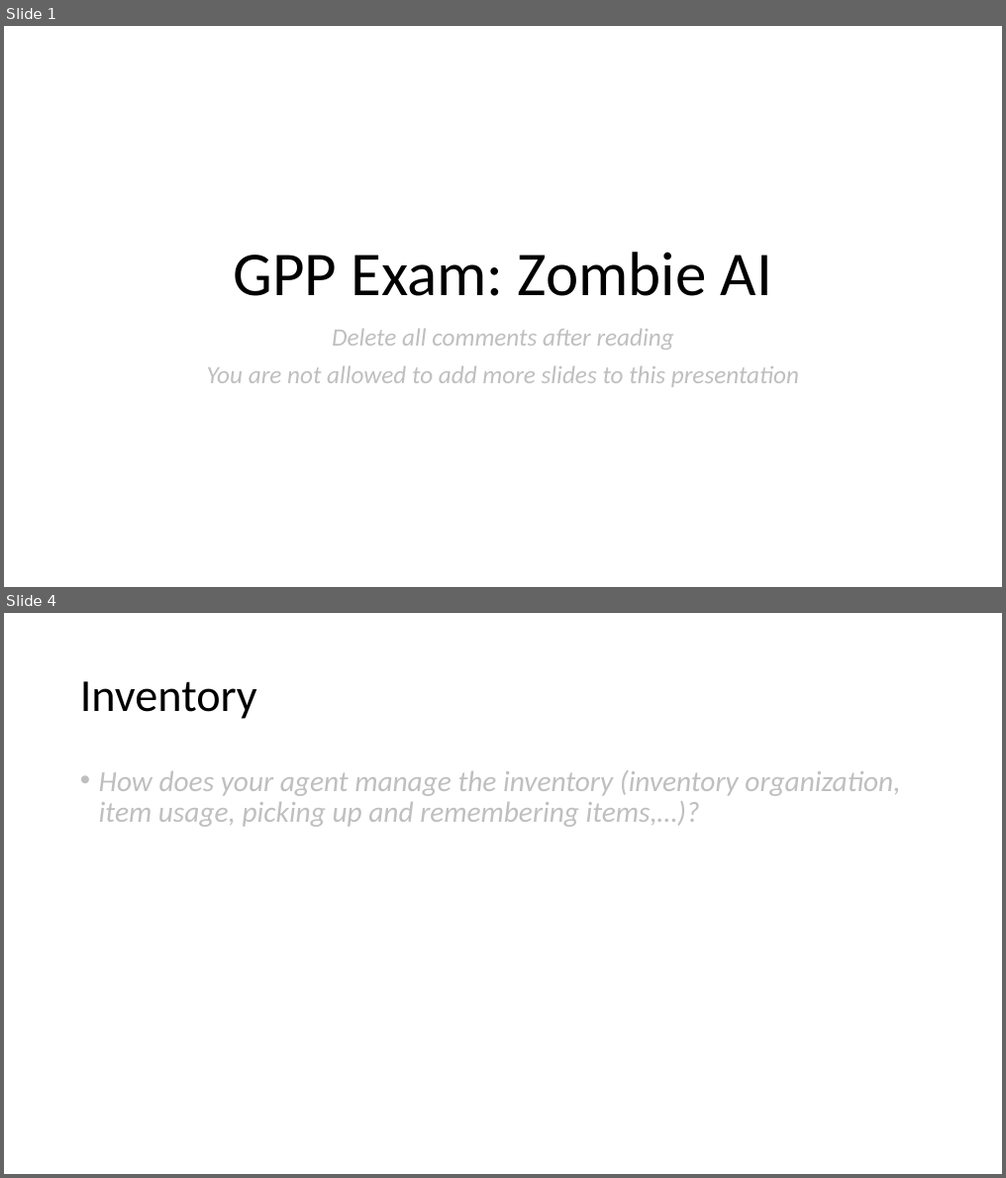
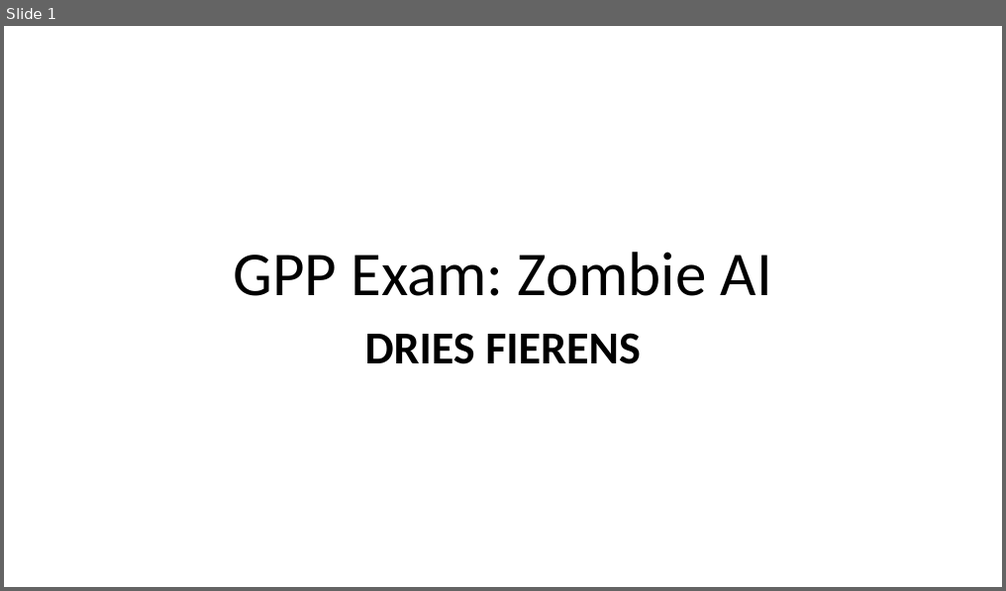
Before and after one commit to DAE-GD-2025-2026/gameai-zombie-Dries-Fierens, a slide deck: GPP_ZombieAI_FierensDries_2DAE11.pptx. Shown one above the other, each under a label of ours: slides 1 and 4 before the commit, slide 1 after it; the slides between them are not shown. The pictures are 1006x1178 and 1006x591 pixels, drawn with LibreOffice and Linux fonts; fonts in the diff are those of the drawing. Boxes give left, top, right and bottom in pixels: in the first picture for what was removed or moved away, otherwise in the second. Text is boxed around its words. In the diff, an @@ line names an element or a change of style, - is before the commit and + after.

```diff
--- a/GPP_ZombieAI_FierensDries_2DAE11.pptx
+++ b/GPP_ZombieAI_FierensDries_2DAE11.pptx
@@ slide 4 removed at <box>4,613,1002,1174</box>, background #FFFFFF @@
@@ title removed at <box>80,681,257,719</box> @@
-Inventory
@@ text removed at <box>99,770,900,827</box> @@
-• How does your agent manage the inventory (inventory organization, item usage, picking up and remembering items,…)?
@@ slide 1 changed as well @@
@@ subtitle at <box>365,333,641,365</box>: text changed; size 24 to 44 pt; text colour #BFBFBF to #000000; bold on; italic off @@
-Delete all comments after reading
-You are not allowed to add more slides to this presentation
+DRIES FIERENS
```
Also in this commit, not shown: 2 other slides changed, 3 slides added, 3 other slides removed.
